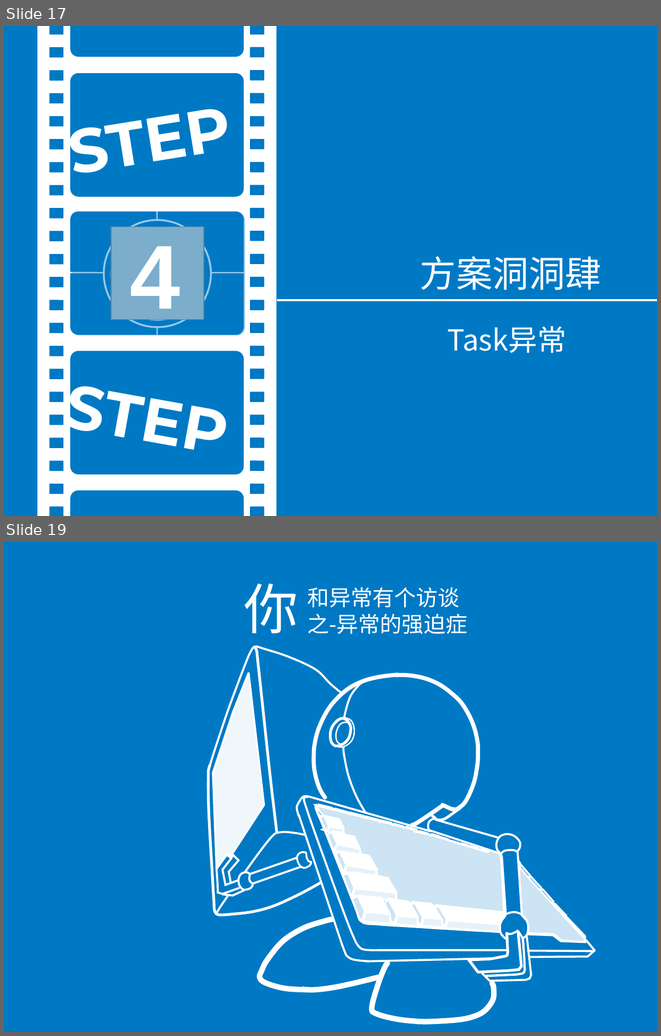
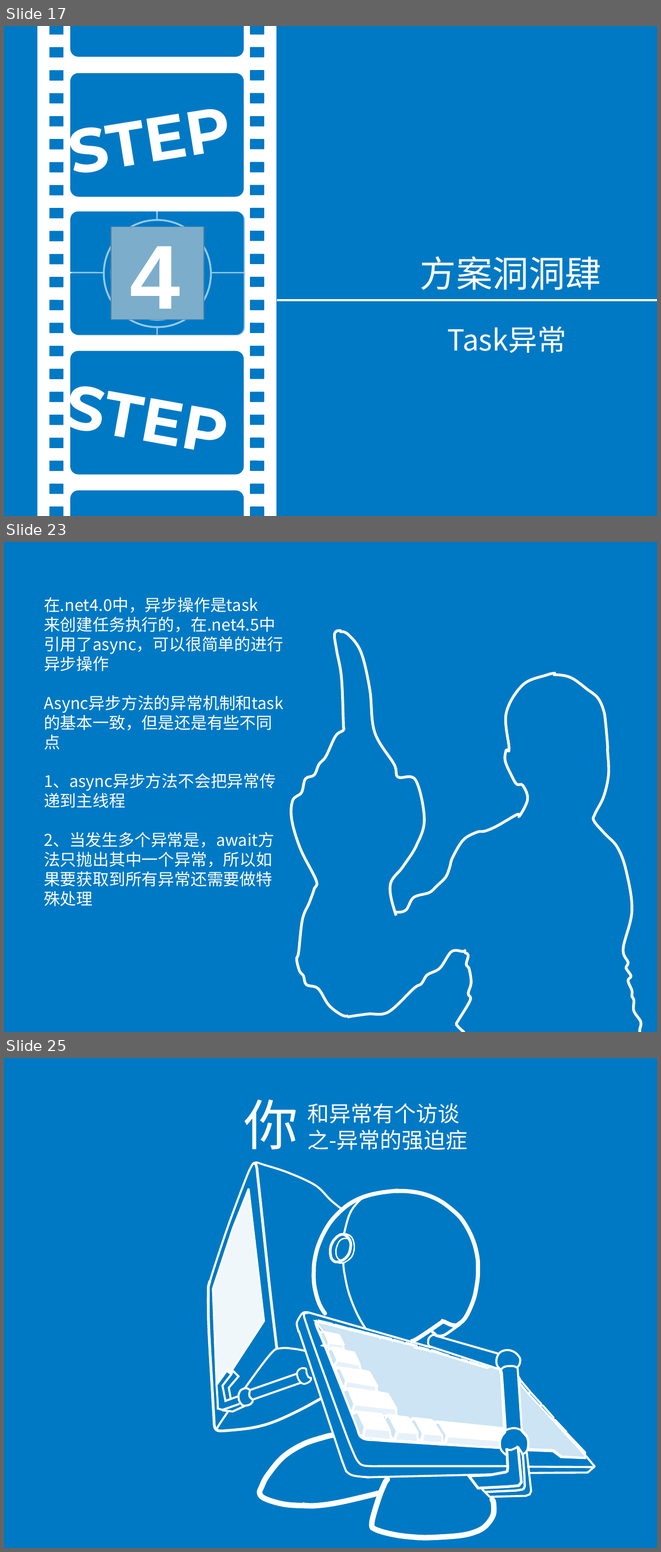
Before and after one commit to fuhaih/MyDiary, a slide deck: ppt/exception.ppt. Shown one above the other, each under a label of ours: slides 17 and 19 before the commit, slides 17, 23 and 25 after it; the slides between them are not shown. The pictures are 661x1036 and 661x1552 pixels, drawn with LibreOffice and Linux fonts; fonts in the diff are those of the drawing; grey boxes stand for pictures. Boxes give left, top, right and bottom in pixels: in the first picture for what was removed or moved away, otherwise in the second. Text is boxed around its words. In the diff, an @@ line names an element or a change of style, - is before the commit and + after.

```diff
--- a/ppt/exception.ppt
+++ b/ppt/exception.ppt
@@ slide 23 added at (4,542,657,1032), background #0079C5 @@
@@ text added at (44,597,283,906), 18 pt, text #FFFFFF @@
+在.net4.0中，异步操作是task
+来创建任务执行的，在.net4.5中引用了async，可以很简单的进行异步操作
+Async异步方法的异常机制和task的基本一致，但是还是有些不同点
+1、async异步方法不会把异常传递到主线程
+2、当发生多个异常是，await方法只抛出其中一个异常，所以如果要获取到所有异常还需要做特殊处理
@@ freeform shape added at (291,630,348,1016), outline #FFFFFF 3 pt @@
@@ freeform shape added at (339,632,424,916), outline #FFFFFF 3 pt @@
@@ freeform shape added at (395,673,556,912), outline #FFFFFF 3 pt @@
@@ freeform shape added at (553,674,642,1032), outline #FFFFFF 3 pt @@
@@ freeform shape added at (347,949,466,1017), outline #FFFFFF 3 pt @@
@@ freeform shape added at (455,952,472,1032), outline #FFFFFF 3 pt @@
@@ what was slide 19 is now slide 25 @@
```
Also in this commit, not shown: 4 slides changed, 7 other slides added, 2 slides removed, 1 other file.
